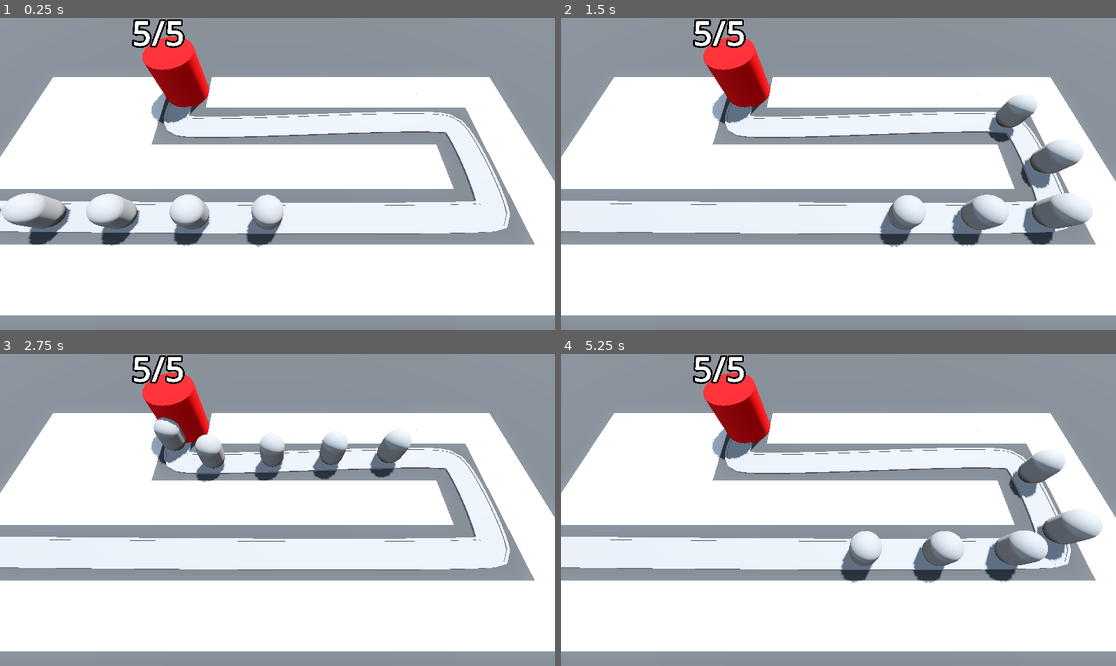
Above: before the commit, frames 1-4 (two rows, left to right).
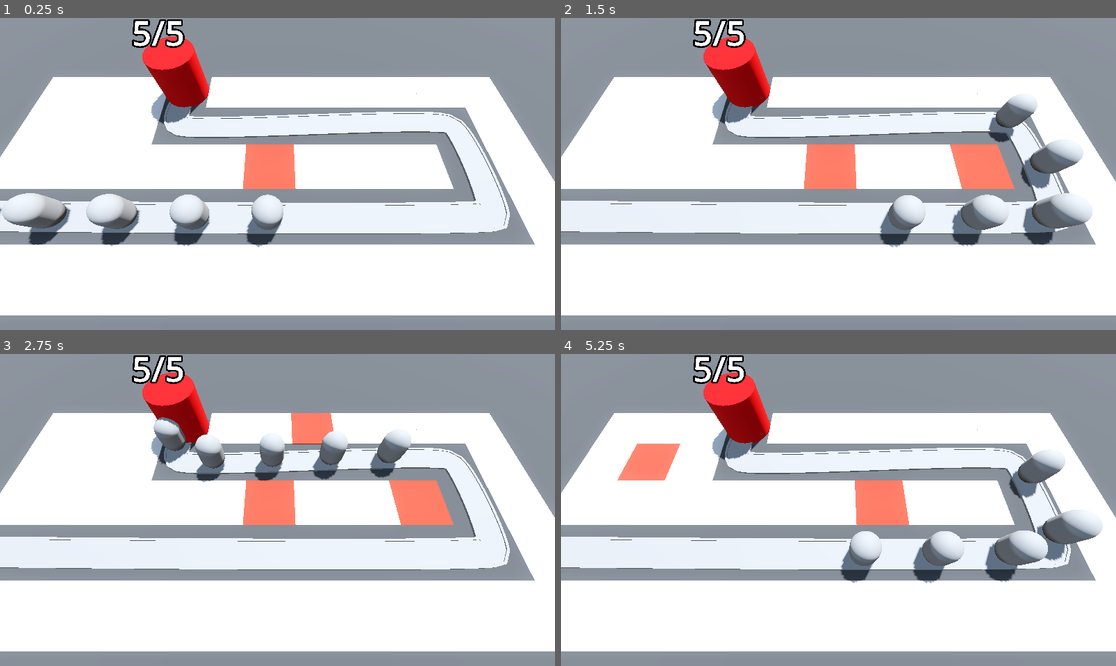
Above: after the commit, the same moments.

Repository: beltranbot/barbarian-blaster
Game: Godot game, scene res://BaseLevel.tscn
Two runs of this game, one before a commit and one after it. Both use one fixed random seed, a clock stepped at 60 frames per second and the inputs below.
Inputs (mouse positions are in pixels of both pictures, inside the frame that each line leads up to):
- Up to frame 1 (0.25 s): no input
- Up to frame 2 (1.5 s): move the mouse to (960, 158) at 0.52 s; move the mouse to (727, 189) at 1.27 s
- Up to frame 3 (2.75 s): move the mouse to (333, 441) at 2.02 s
- Up to frame 4 (5.25 s): move the mouse to (810, 572) at 2.77 s; move the mouse to (1005, 556) at 3.52 s; move the mouse to (672, 463) at 4.27 s; move the mouse to (866, 510) at 5.02 s

The runs differ from the first frame. In frame 1, 1.3% of the frame differs, in the area x 43-54%, y 40-55%; in frame 2, 2.6%; in frame 3, 3.3%, in the area x 43-82%, y 18-55%; in frame 4, 2.3%.

Commit message:
3.12 updating gridmap cells

Diff:
--- a/BaseLevel.tscn
+++ b/BaseLevel.tscn
@@ -42,7 +42,8 @@
 size = Vector3(100, 2, 100)
 material = SubResource("StandardMaterial3D_bwg6w")
 
-[node name="RayPickerCamera" parent="." instance=ExtResource("1_x1514")]
+[node name="RayPickerCamera" parent="." node_paths=PackedStringArray("gridmap") instance=ExtResource("1_x1514")]
+gridmap = NodePath("../GridMap")
 
 [node name="GridMap" type="GridMap" parent="."]
 mesh_library = ExtResource("1_8oufs")
@@ -102,7 +103,7 @@
 progress = 5.0
 
 [node name="Enemy3" parent="Path3D" instance=ExtResource("2_a3eqb")]
-transform = Transform3D(-0.00937537, 0, -0.999944, 0, 1, 0, 0.999944, 0, -0.00937537, -17.0006, 0, 6.10648)
+transform = Transform3D(-0.00937536, 0, -0.999944, 0, 1, 0, 0.999944, 0, -0.00937536, -17.0006, 0, 6.10648)
 progress = 10.0
 
 [node name="Enemy4" parent="Path3D" instance=ExtResource("2_a3eqb")]
--- a/RayPickerCamera/ray_picker_camera.gd
+++ b/RayPickerCamera/ray_picker_camera.gd
@@ -1,4 +1,6 @@
 extends Camera3D
+
+@export var gridmap: GridMap
 
 @onready var ray_cast_3d: RayCast3D = $RayCast3D
 
@@ -8,4 +10,11 @@
 	var mouse_position: Vector2 = get_viewport().get_mouse_position()
 	ray_cast_3d.target_position = project_local_ray_normal(mouse_position) * 100.0
 	ray_cast_3d.force_raycast_update()
-	printt(ray_cast_3d.get_collider(), ray_cast_3d.get_collision_point())
+
+	if ray_cast_3d.is_colliding():
+		var collider = ray_cast_3d.get_collider()
+		if collider is GridMap:
+			var collision_point = ray_cast_3d.get_collision_point()
+			var cell = gridmap.local_to_map(collision_point)
+			if gridmap.get_cell_item(cell) == 0:
+				gridmap.set_cell_item(cell, 1)
Not shown: 4 places in MeshLibraries/SpaceLibrary.tres that only renumber resources
